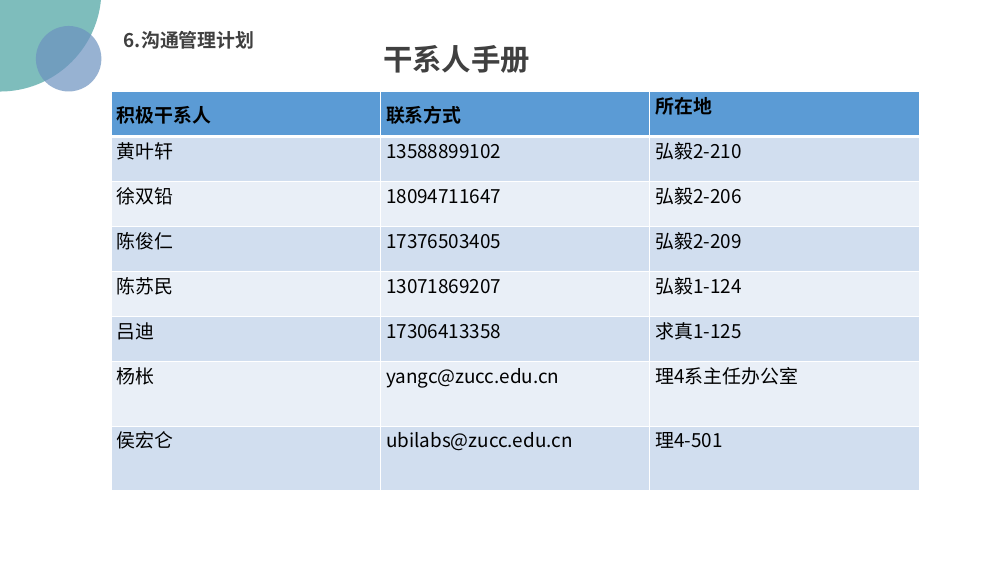
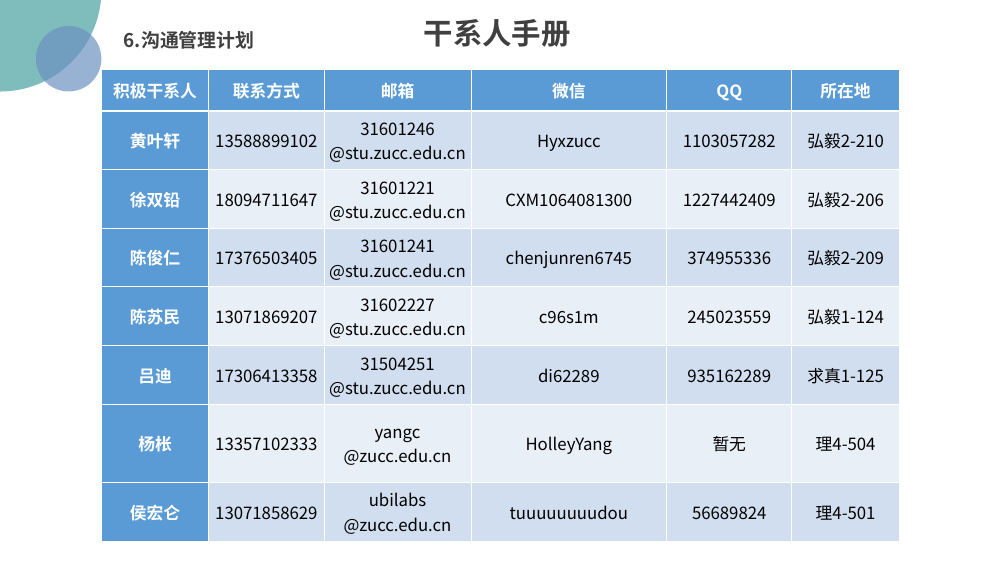
Before and after one commit to PRD2018/PRD2018-G15, a slide deck: slide 38 of 受控文档/01-需求工程项目计划/[PRD-15]需求工程项目计划.pptx (slide 40 before the commit). Drawn at 1008x567 pixels with LibreOffice and Linux fonts; fonts in the diff are those of the drawing; background and template pictures are left out. Boxes give left, top, right and bottom in pixels: in the first picture for what was removed or moved away, otherwise in the second. Text is boxed around its words. In the diff, an @@ line names an element or a change of style, - is before the commit and + after.

```diff
--- a/受控文档/01-需求工程项目计划/[PRD-15]需求工程项目计划.pptx
+++ b/受控文档/01-需求工程项目计划/[PRD-15]需求工程项目计划.pptx
@@ text "干系人手册": place and size @@
-text "干系人手册" at (383,45,530,73)
+text "干系人手册" at (424,19,571,47)
@@ table at (101,70,900,541) @@
-column 2: 联系方式 | 13588899102 | 18094711647 | 17376503405 | 13071869207 | 17306413358 | yangc@zucc.edu.cn | ubilabs@zucc.edu.cn
-column 3: 所在地 | 弘毅2-210 | 弘毅2-206 | 弘毅2-209 | 弘毅1-124 | 求真1-125 | 理4系主任办公室 | 理4-501
+column 2: 联系方式 | 13588899102 | 18094711647 | 17376503405 | 13071869207 | 17306413358 | 13357102333 | 13071858629
+column 3: 邮箱 | 31601246 / @stu.zucc.edu.cn | 31601221 / @stu.zucc.edu.cn | 31601241 / @stu.zucc.edu.cn | 31602227 / @stu.zucc.edu.cn | 31504251 / @stu.zucc.edu.cn | yangc / @zucc.edu.cn | ubilabs / @zucc.edu.cn
+column 4: 微信 | Hyxzucc | CXM1064081300 | chenjunren6745 | c96s1m | di62289 | HolleyYang | tuuuuuuuudou
+column 5: QQ | 1103057282 | 1227442409 | 374955336 | 245023559 | 935162289 | 暂无 | 56689824
+column 6: 所在地 | 弘毅2-210 | 弘毅2-206 | 弘毅2-209 | 弘毅1-124 | 求真1-125 | 理4-504 | 理4-501
@@ table: place and size @@
-table at (111,91,919,491)
+table at (101,70,900,541)
```
Also in this commit, not shown: 45 other slides changed, 5 slides added, 5 slides removed, 4 other files.
